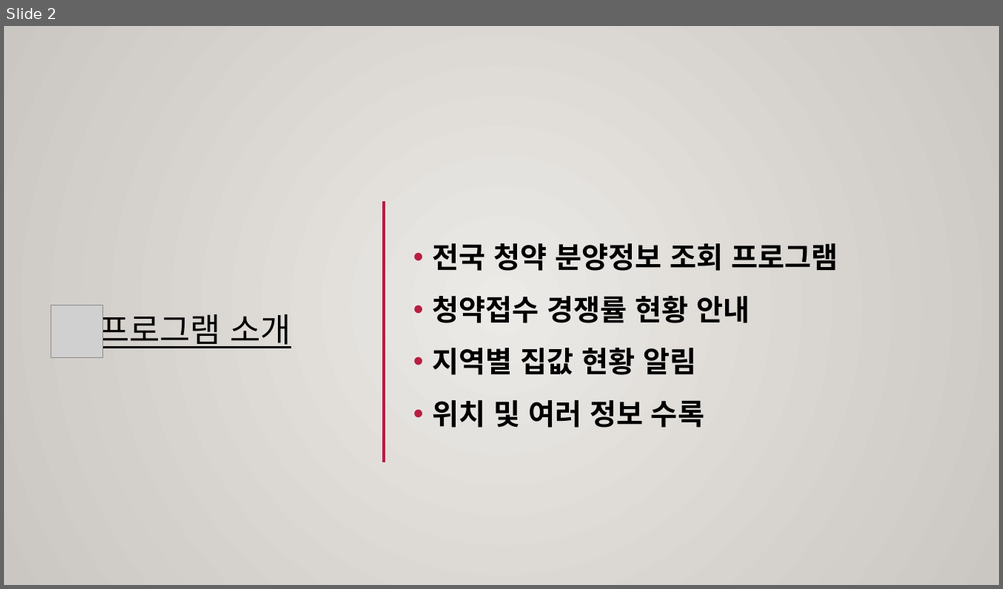
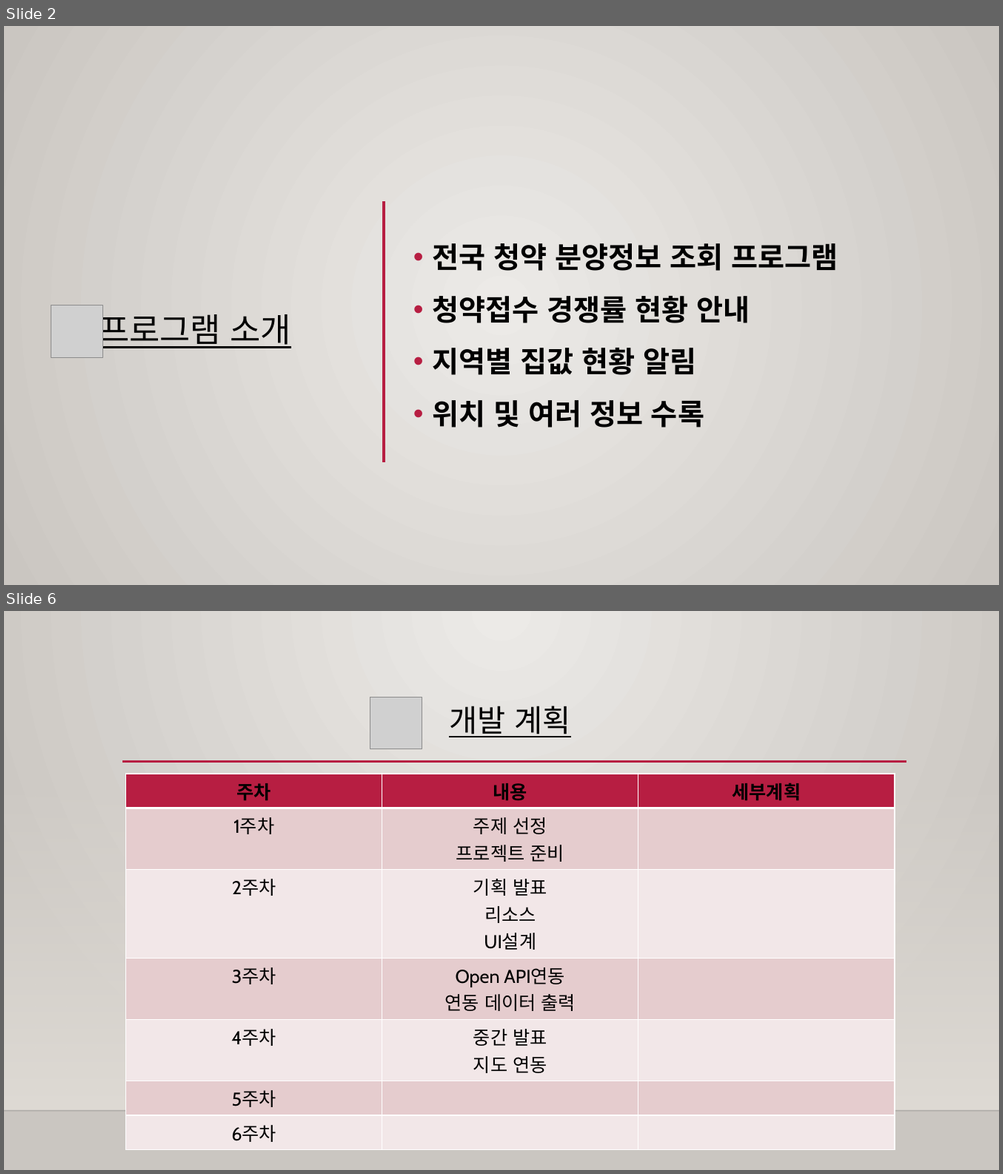
Before and after one commit to changgeunjoe/scriptLang, a slide deck: 프로젝트 발표자료/스크립트 언어 기획 발표.pptx. Shown one above the other, each under a label of ours: slide 2 before the commit, slides 2 and 6 after it; the slides between them are not shown. The pictures are 1003x589 and 1003x1174 pixels, drawn with LibreOffice and Linux fonts; fonts in the diff are those of the drawing; grey boxes stand for pictures; background and template pictures are left out. Boxes give left, top, right and bottom in pixels: in the first picture for what was removed or moved away, otherwise in the second. Text is boxed around its words. In the diff, an @@ line names an element or a change of style, - is before the commit and + after.

Commit message:
ui추가 ,개발 계획추가 .pptx

```diff
--- a/프로젝트 발표자료/스크립트 언어 기획 발표.pptx
+++ b/프로젝트 발표자료/스크립트 언어 기획 발표.pptx
@@ slide 6 added at bbox=[4, 611, 999, 1170], background gradient #ECEAE7 to #CAC7C1; not listed: 3 template elements that a slide beside it also shows @@
@@ picture added at bbox=[370, 698, 422, 750] @@
@@ text added at bbox=[449, 706, 570, 738], 29.6 pt, text #000000, underline @@
+개발 계획
@@ table added at bbox=[125, 774, 893, 1145], 7 rows, 3 columns @@
+주차 | 내용 | 세부계획
+1주차 | 주제 선정 / 프로젝트 준비 | 
+2주차 | 기획 발표 / 리소스 / UI설계 | 
+3주차 | Open API연동 / 연동 데이터 출력 | 
+4주차 | 중간 발표 / 지도 연동 | 
+5주차 |  | 
+6주차 |  | 
```
Also in this commit, not shown: 2 slides changed, 1 other slide added.
